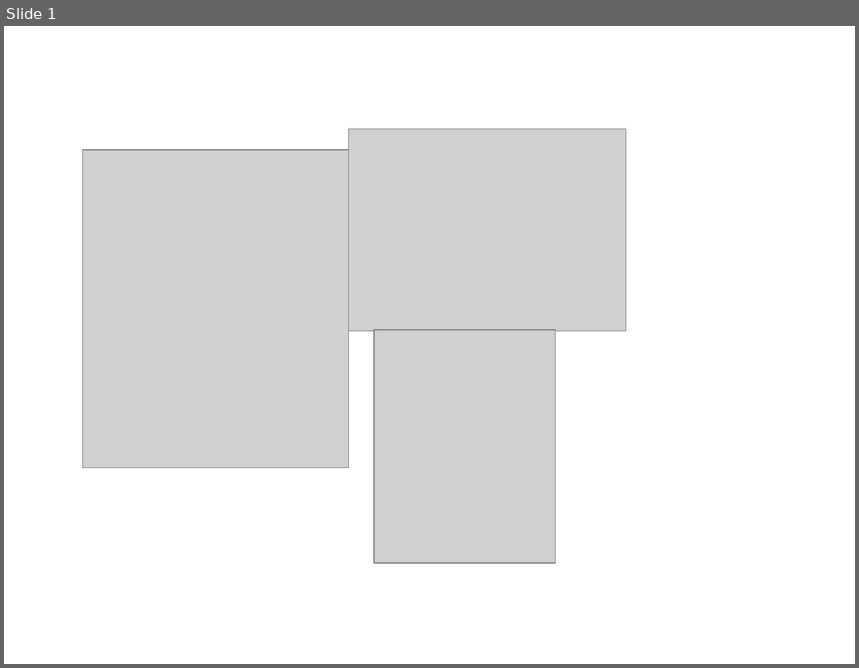
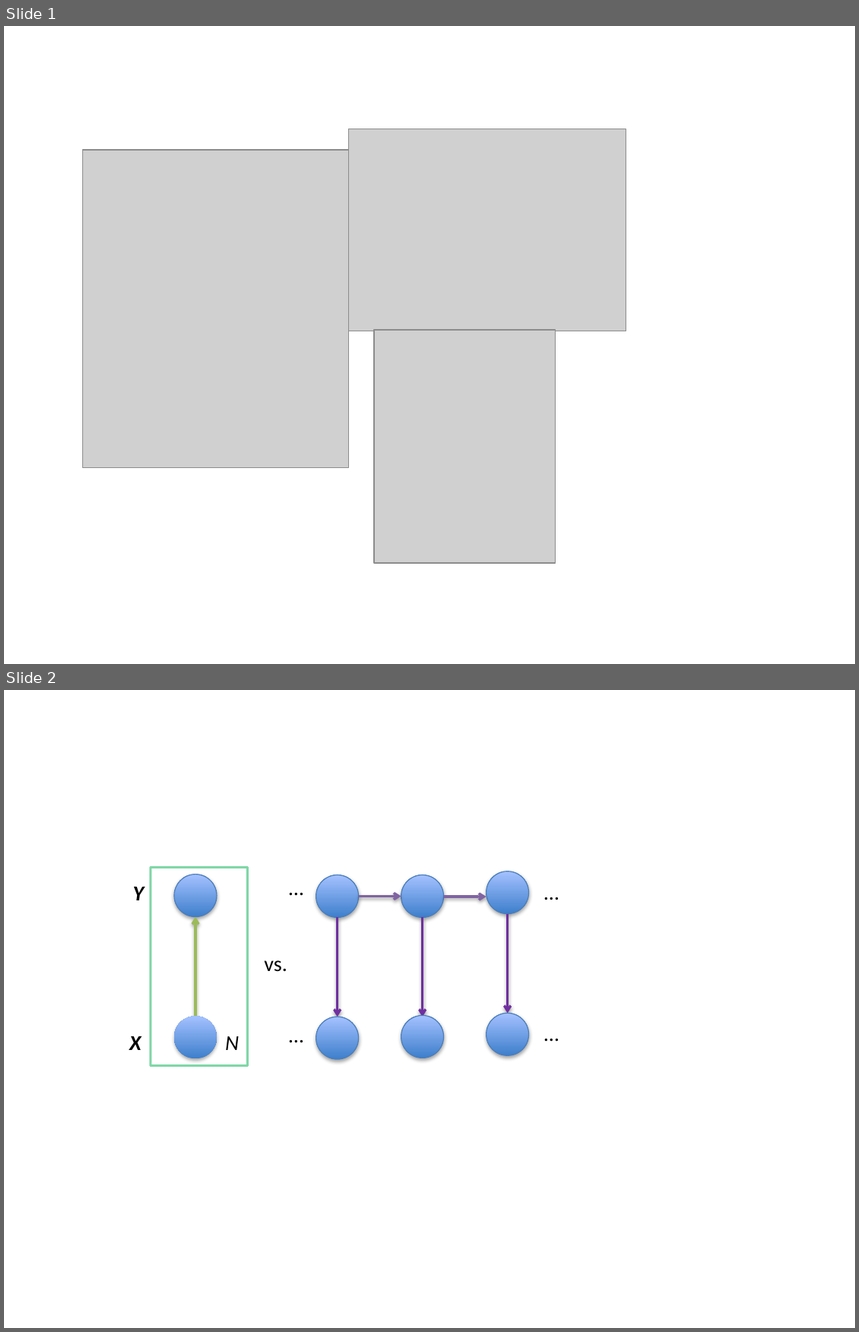
Before and after one commit to nebgnahz/CS281A, a slide deck: doc/paper/figures/figure gallary.pptx. Shown one above the other, each under a label of ours: slide 1 before the commit, slides 1 and 2 after it. The pictures are 859x668 and 859x1332 pixels, drawn with LibreOffice and Linux fonts; fonts in the diff are those of the drawing; grey boxes stand for pictures. Boxes give left, top, right and bottom in pixels: in the first picture for what was removed or moved away, otherwise in the second. Text is boxed around its words. In the diff, an @@ line names an element or a change of style, - is before the commit and + after.

Commit message:
Add one figure...

```diff
--- a/doc/paper/figures/figure gallary.pptx
+++ b/doc/paper/figures/figure gallary.pptx
@@ slide 2 added at <box>4,690,855,1328</box>, background #FFFFFF @@
@@ rectangle added at <box>151,867,247,1065</box>, outline #00B050 2 pt @@
@@ text added at <box>281,870,316,904</box>, 18 pt, text #000000 @@
+…
@@ ellipse added at <box>487,872,529,914</box>, fill gradient #3F80CE to #A4C4FF, outline #4B7EBC 0.75 pt @@
@@ text added at <box>133,887,145,901</box>, 18 pt, text #000000, bold, italic @@
+Y
@@ ellipse added at <box>174,875,217,917</box>, fill gradient #3F80CE to #A4C4FF, outline #4B7EBC 0.75 pt @@
@@ ellipse added at <box>316,875,359,917</box>, fill gradient #3F80CE to #A4C4FF, outline #4B7EBC 0.75 pt @@
@@ ellipse added at <box>401,875,444,917</box>, fill gradient #3F80CE to #A4C4FF, outline #4B7EBC 0.75 pt @@
@@ text added at <box>536,875,572,909</box>, 18 pt, text #000000 @@
+…
@@ arrow added from (196, 1016) to (196, 917), #9BBB59 2 pt @@
@@ arrow added from (338, 917) to (338, 1017), #7030A0 2 pt @@
@@ arrow added from (359, 896) to (401, 896), #8064A2 2 pt @@
@@ arrow added from (423, 917) to (423, 1017), #7030A0 2 pt @@
@@ arrow added from (444, 897) to (487, 897), #8064A2 2 pt @@
@@ arrow added from (508, 914) to (508, 1014), #7030A0 2 pt @@
@@ text added at <box>264,961,287,972</box>, 18 pt, text #000000 @@
+vs.
@@ ellipse added at <box>174,1016,217,1059</box>, fill gradient #3F80CE to #A4C4FF @@
@@ text added at <box>281,1018,316,1052</box>, 18 pt, text #000000 @@
+…
@@ ellipse added at <box>316,1017,359,1059</box>, fill gradient #3F80CE to #A4C4FF, outline #4B7EBC 0.75 pt @@
@@ ellipse added at <box>401,1016,444,1059</box>, fill gradient #3F80CE to #A4C4FF, outline #4B7EBC 0.75 pt @@
@@ ellipse added at <box>487,1014,529,1056</box>, fill gradient #3F80CE to #A4C4FF, outline #4B7EBC 0.75 pt @@
@@ text added at <box>536,1016,572,1050</box>, 18 pt, text #000000 @@
+…
@@ text added at <box>129,1037,141,1050</box>, 18 pt, text #000000, bold, italic @@
+X
@@ text added at <box>225,1037,239,1050</box>, 18 pt, text #000000, italic @@
+N
```
